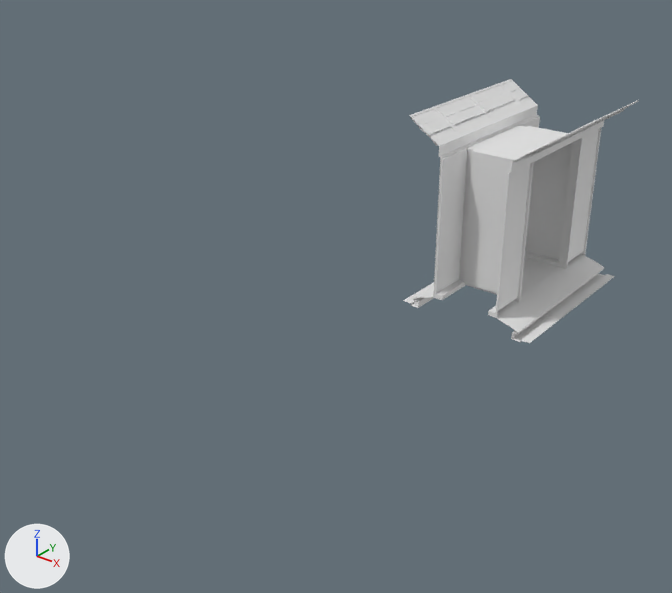
What one commit did to the FBX model Among us VR/Assets/Joanne/Objects/WallDoor_SeperateDoors.fbx.
One viewpoint serves both versions: a 50 mm camera at (10.0, -10.39, 4.36) aimed at (5.41, -4.65, 0.8). The lights are fixed; the arrows at lower left show +X, +Y and +Z. Where no turn or scale is listed for an object, it has been applied to the vertices. Vertices at the same position are counted once.

Objects in the first picture: 'WallDoor'.
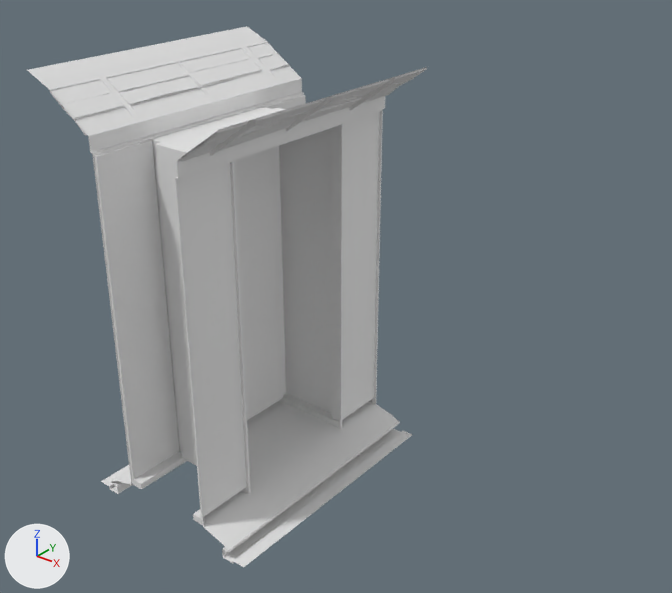
The change, as a list of edits to the scene's bpy script:
```text
Change me_plane_004:
    remove me_plane_004.from_pydata(...)  # 443 vertices, 304 faces; spans x 0.0..1.5, y -1.0..1.0, z -0.02..2.0
    add me_plane_004.from_pydata(...)  # 447 vertices, 307 faces; spans x -0.2..1.5, y -1.0..1.0, z -0.02..3.08
    me_plane_004 part 1: the loose piece of 8 vertices spanning x 1.14..1.5, y -0.08..-0.06, z 1.72..2.0 is moved by (0.0, 0.0, 1.0)
    me_plane_004 part 2: the loose piece of 8 vertices spanning x 1.14..1.5, y -0.74..-0.72, z 1.72..2.0 is moved by (0.0, 0.0, 1.0)
    me_plane_004 part 3: the loose piece of 8 vertices spanning x 1.14..1.5, y 0.58..0.6, z 1.72..2.0 is moved by (0.0, 0.0, 1.0)
    me_plane_004 part 4: the loose piece of 8 vertices spanning x 0.11..0.23, y 0.08..0.71, z 1.84..1.92 is moved by (0.0, 0.0, 1.0)
    me_plane_004 part 5: the loose piece of 8 vertices spanning x 0.01..0.11, y 0.08..0.71, z 1.91..1.99 is moved by (0.0, 0.0, 1.0)
    me_plane_004 part 6: the loose piece of 12 vertices spanning x 0.13..0.24, y -0.56..0.06, z 1.84..1.91 is moved by (0.0, 0.0, 1.0)
    me_plane_004 part 7: the loose piece of 8 vertices spanning x 0.01..0.13, y -0.56..0.06, z 1.9..1.99 is moved by (0.0, 0.0, 1.0)
    me_plane_004 part 8: the loose piece of 8 vertices spanning x 0.23..0.34, y -0.56..0.06, z 1.76..1.85 is moved by (0.0, 0.0, 1.0)
    me_plane_004 part 9: the loose piece of 8 vertices spanning x 0.12..0.23, y -1.0..-0.61, z 1.84..1.91 is moved by (0.0, 0.0, 1.0)
    me_plane_004 part 10: the loose piece of 8 vertices spanning x 0.01..0.12, y -1.0..-0.61, z 1.91..1.99 is moved by (0.0, 0.0, 1.0)
    me_plane_004 part 11: the loose piece of 8 vertices spanning x 0.23..0.34, y -1.0..-0.61, z 1.75..1.85 is moved by (0.0, 0.0, 1.0)
    me_plane_004 part 12: the loose piece of 8 vertices spanning x 1.27..1.38, y -1.0..-0.77, z 1.83..1.92 is moved by (0.0, 0.0, 1.0)
    me_plane_004 part 13: the loose piece of 8 vertices spanning x 1.38..1.49, y -1.0..-0.77, z 1.91..1.99 is moved by (0.0, 0.0, 1.0)
    me_plane_004 part 14: the loose piece of 8 vertices spanning x 1.16..1.27, y -1.0..-0.77, z 1.76..1.85 is moved by (0.0, 0.0, 1.0)
    me_plane_004 part 15: the loose piece of 8 vertices spanning x 1.27..1.39, y -0.71..-0.08, z 1.84..1.92 is moved by (0.0, 0.0, 1.0)
    me_plane_004 part 16: the loose piece of 8 vertices spanning x 1.39..1.49, y -0.71..-0.08, z 1.91..1.99 is moved by (0.0, 0.0, 1.0)
    me_plane_004 part 17: the loose piece of 8 vertices spanning x 1.16..1.28, y -0.72..-0.08, z 1.75..1.85 is moved by (0.0, 0.0, 1.0)
    me_plane_004 part 18: the loose piece of 12 vertices spanning x 1.26..1.37, y -0.06..0.56, z 1.84..1.91 is moved by (0.0, 0.0, 1.0)
    me_plane_004 part 19: the loose piece of 8 vertices spanning x 1.37..1.49, y -0.06..0.56, z 1.9..1.99 is moved by (0.0, 0.0, 1.0)
    me_plane_004 part 20: the loose piece of 8 vertices spanning x 1.16..1.27, y -0.06..0.56, z 1.76..1.85 is moved by (0.0, 0.0, 1.0)
    me_plane_004 part 21: the loose piece of 8 vertices spanning x 1.27..1.38, y 0.61..1.0, z 1.84..1.91 is moved by (0.0, 0.0, 1.0)
    me_plane_004 part 22: the loose piece of 8 vertices spanning x 1.38..1.49, y 0.61..1.0, z 1.91..1.99 is moved by (0.0, 0.0, 1.0)
    me_plane_004 part 23: the loose piece of 8 vertices spanning x 1.16..1.27, y 0.61..1.0, z 1.76..1.85 is moved by (0.0, 0.0, 1.0)
    me_plane_004 part 24: 80 vertices added at x -0.2..1.5, y -1.0..1.0, z 2.63..3.08
    me_plane_004 part 25: 76 vertices removed from x 0.0..1.5, y -1.0..1.0, z 1.63..2.0
Add me_cube_004:
    me_cube_004.from_pydata([(-0.11, 0.0, -0.72), (-0.11, 0.0, 1.72), (0.0, 0.0, -0.72), (0.0, 0.0, 1.72), (-0.11, -0.52, -0.72), (-0.11, -0.52, 1.72), (0.0, -0.52, 1.72), (0.0, -0.52, -0.72)], [], [(0, 2, 7, 4), (4, 5, 1, 0), (0, 1, 3, 2), (4, 7, 6, 5), (3, 6, 7, 2)])
Change ob_walldoor:
    ob_walldoor.location: (5.0, -2.0, 0.0) -> (5.0, -6.0, 0.0)
Add ob_door_left_001:
    ob_door_left_001 = bpy.data.objects.new('Door_Left.001', me_cube_004)
    ob_door_left_001.location = (5.509, -5.475, 0.917)
```

Pixel boxes (x1, y1, x2, y2) of what changed, in the pictures (672 x 593 px; the box of a moved part takes in the faces that stretch with it):
'WallDoor', reshaped, moved (70% wider, 105% taller)
    before: (403, 79, 638, 343)
    after: (27, 26, 427, 567)
'Door_Left.001', added
    after: (234, 147, 283, 420)
part 1 of me_plane_004, moved or reshaped
    before: (564, 121, 596, 140)
    after: (286, 96, 331, 131)
part 2 of me_plane_004, moved or reshaped
    before: (525, 137, 564, 159)
    after: (210, 119, 255, 156)
part 3 of me_plane_004, moved or reshaped
    before: (596, 108, 624, 124)
    after: (349, 77, 395, 111)
part 4 of me_plane_004, moved or reshaped
    before: (484, 97, 515, 112)
    after: (199, 62, 262, 86)
part 5 of me_plane_004, moved or reshaped
    before: (470, 86, 503, 103)
    after: (180, 48, 251, 73)
part 6 of me_plane_004, moved or reshaped
    before: (446, 106, 486, 126)
    after: (119, 76, 200, 105)
part 7 of me_plane_004, moved or reshaped
    before: (436, 96, 476, 117)
    after: (106, 62, 189, 92)
part 8 of me_plane_004, moved or reshaped
    before: (454, 113, 488, 128)
    after: (130, 87, 206, 111)
part 9 of me_plane_004, moved or reshaped
    before: (419, 123, 450, 136)
    after: (61, 103, 124, 120)
part 10 of me_plane_004, moved or reshaped
    before: (411, 109, 437, 127)
    after: (50, 79, 111, 106)
part 11 of me_plane_004, moved or reshaped
    before: (429, 126, 456, 146)
    after: (74, 106, 131, 136)
part 12 of me_plane_004, moved or reshaped
    before: (525, 144, 547, 156)
    after: (191, 134, 233, 151)
part 13 of me_plane_004, moved or reshaped
    before: (537, 138, 560, 151)
    after: (204, 122, 248, 143)
part 14 of me_plane_004, moved or reshaped
    before: (514, 149, 537, 162)
    after: (179, 144, 218, 162)
part 15 of me_plane_004, moved or reshaped
    before: (541, 129, 583, 147)
    after: (242, 109, 314, 135)
part 16 of me_plane_004, moved or reshaped
    before: (561, 122, 593, 138)
    after: (254, 98, 327, 127)
part 17 of me_plane_004, moved or reshaped (not visible before)
    after: (220, 117, 299, 151)
part 18 of me_plane_004, moved or reshaped
    before: (572, 117, 606, 132)
    after: (320, 90, 374, 110)
part 19 of me_plane_004, moved or reshaped
    before: (594, 108, 621, 122)
    after: (327, 79, 389, 105)
part 20 of me_plane_004, moved or reshaped (not visible before)
    after: (300, 97, 363, 123)
part 21 of me_plane_004, moved or reshaped (not visible before)
    after: (380, 78, 414, 92)
part 22 of me_plane_004, moved or reshaped
    before: (621, 100, 638, 109)
    after: (391, 68, 427, 85)
part 23 of me_plane_004, moved or reshaped (not visible before)
    after: (363, 86, 399, 103)
part 24 of me_plane_004, added
    after: (27, 26, 427, 526)
